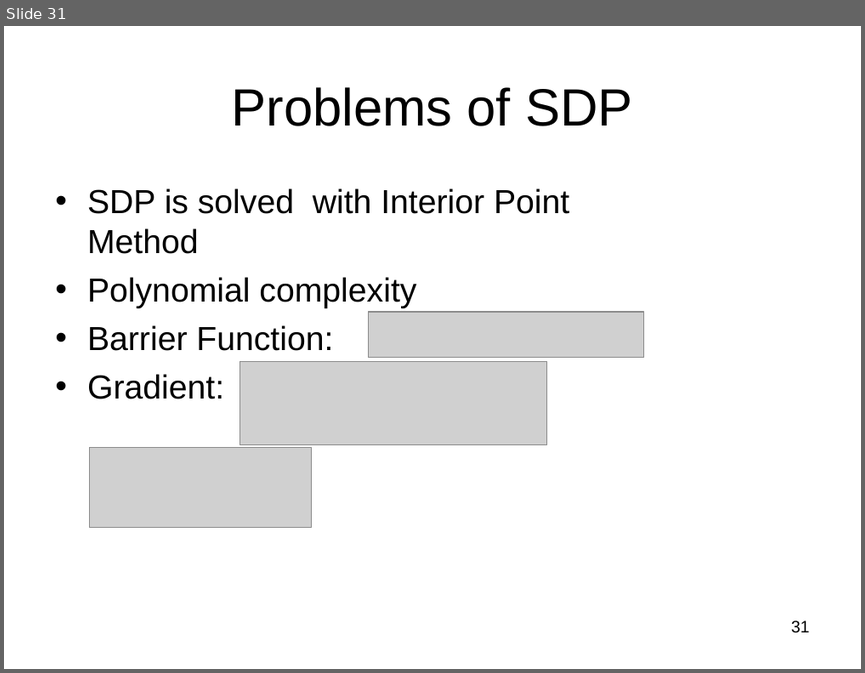
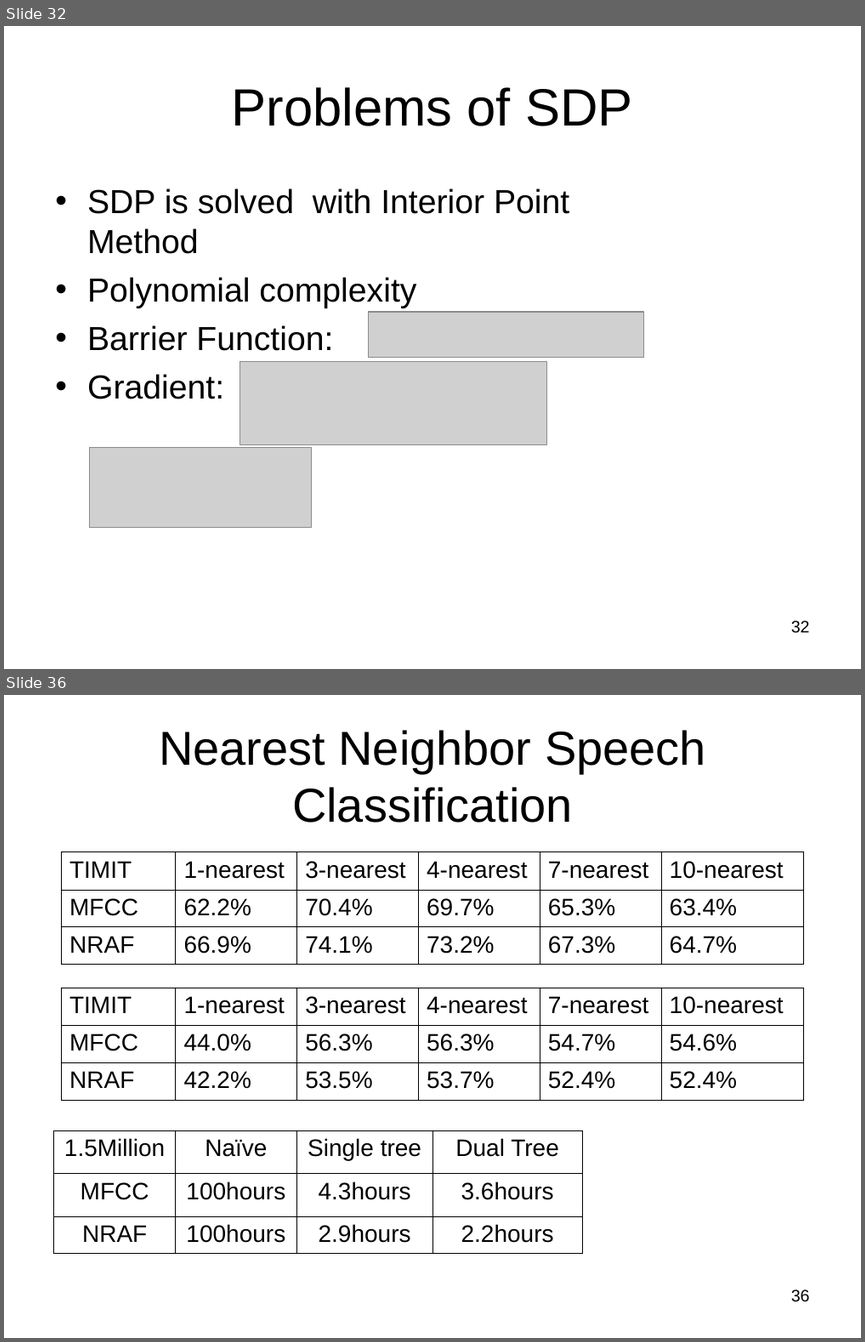
Before and after one commit to subailong/mlpack, a slide deck: fastlib/u/nvasil/docs/proposal/proposal.ppt. Shown one above the other, each under a label of ours: slide 31 before the commit, slides 32 and 36 after it; the slides between them are not shown. The pictures are 865x673 and 865x1342 pixels, drawn with LibreOffice and Linux fonts; fonts in the diff are those of the drawing; grey boxes stand for pictures. Boxes give left, top, right and bottom in pixels: in the first picture for what was removed or moved away, otherwise in the second. Text is boxed around its words. In the diff, an @@ line names an element or a change of style, - is before the commit and + after.

```diff
--- a/fastlib/u/nvasil/docs/proposal/proposal.ppt
+++ b/fastlib/u/nvasil/docs/proposal/proposal.ppt
@@ slide 36 added at (4,695,861,1338), background #FFFFFF @@
@@ title added at (159,730,706,823), 40 pt, text #000000 @@
+Nearest Neighbor Speech Classification
@@ table added at (62,851,805,964), 3 rows, 6 columns @@
+TIMIT | 1-nearest | 3-nearest | 4-nearest | 7-nearest | 10-nearest
+MFCC | 62.2% | 70.4% | 69.7% | 65.3% | 63.4%
+NRAF | 66.9% | 74.1% | 73.2% | 67.3% | 64.7%
@@ table added at (62,988,805,1100), 3 rows, 6 columns @@
+TIMIT | 1-nearest | 3-nearest | 4-nearest | 7-nearest | 10-nearest
+MFCC | 44.0% | 56.3% | 56.3% | 54.7% | 54.6%
+NRAF | 42.2% | 53.5% | 53.7% | 52.4% | 52.4%
@@ table added at (53,1130,582,1253), 3 rows, 4 columns @@
+1.5Million | Naïve | Single tree | Dual Tree
+MFCC | 100hours | 4.3hours | 3.6hours
+NRAF | 100hours | 2.9hours | 2.2hours
@@ page number added at (791,1289,810,1302), 14 pt, text #000000 @@
+36
@@ what was slide 31 is now slide 32 @@
@@ page number at (791,620,810,633): text changed @@
-31
+32
```
Also in this commit, not shown: 4 slides changed, 2 other slides added, 1 slide removed, 2 other files.
